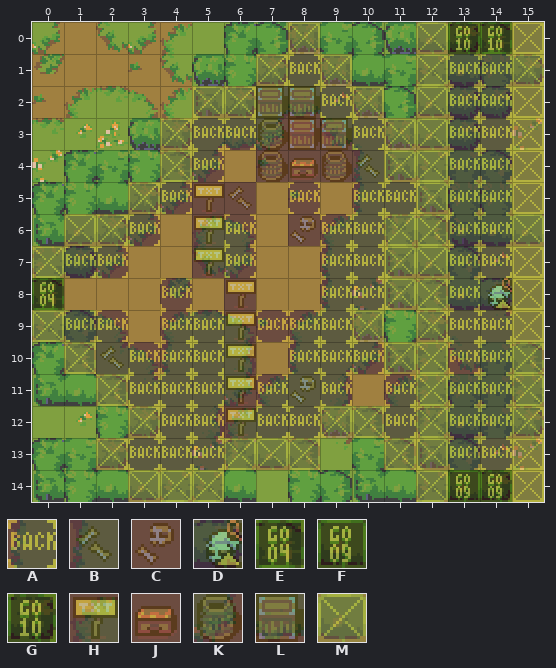
Two states of a Tiled map (JSON), Vector06c_Dev/_Projects/GameNoname/source/levels/level00_friends_secret_place.tmj. This is how it looked before the edit.
Cells are 16x16 px. Shown: x 0..15, y 0..14. Tiles whose own drawing changed are shown in their newer look in all pictures.
Key: from "tiledata": A 0, B 1, C 2, D 21, E 35, F 40, G 41, H 95, J 175, K 207, L 208, M 254.
_ is an empty cell.
Layers that did not change in this view are not listed.
Layer "data" before, first column x 0:
 0 ________M___MGGM
 1 _______MAM__MAAM
 2 _____MMLLAM_MAAM
 3 ____MAAKLLAMMAAM
 4 ____MA_KJKBMMAAM
 5 ___MAHB_A_AAMAAM
 6 _MMA_HA_CAAMMAAM
 7 MAA__HA__AAMMAAM
 8 E___A_H__AAMMADM
 9 MAA_AAHAAAM_MAAM
10 _MBAAAH_AAAMMAAM
11 __MAAAHACA_AMAAM
12 ___MAAHAAMMAMAAM
13 __MAAAMMM__MMAAM
14 ___MMM______MFFM
Now the later version:
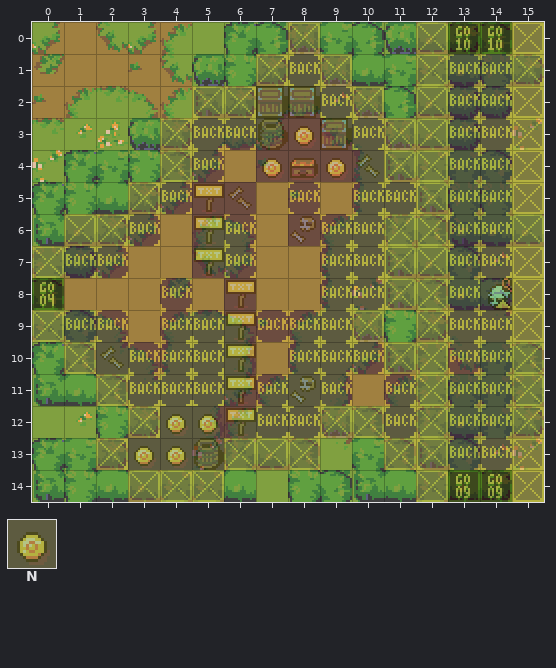
Further tiles: from "tiledata": N 111.
See-through tiles are keyed as they look on the map.
Changes in this commit:
Layer "data":
y 3: x 8 L -> N
y 4: x 7 K -> N; x 9 K -> N
y 12: x 4..5 AA -> NN
y 13: x 3..5 AAA -> NNK
Changed places in both pictures, as pixel boxes (x1, y1, x2, y2):
changed: (258, 118, 352, 182)
changed: (128, 406, 224, 470)
